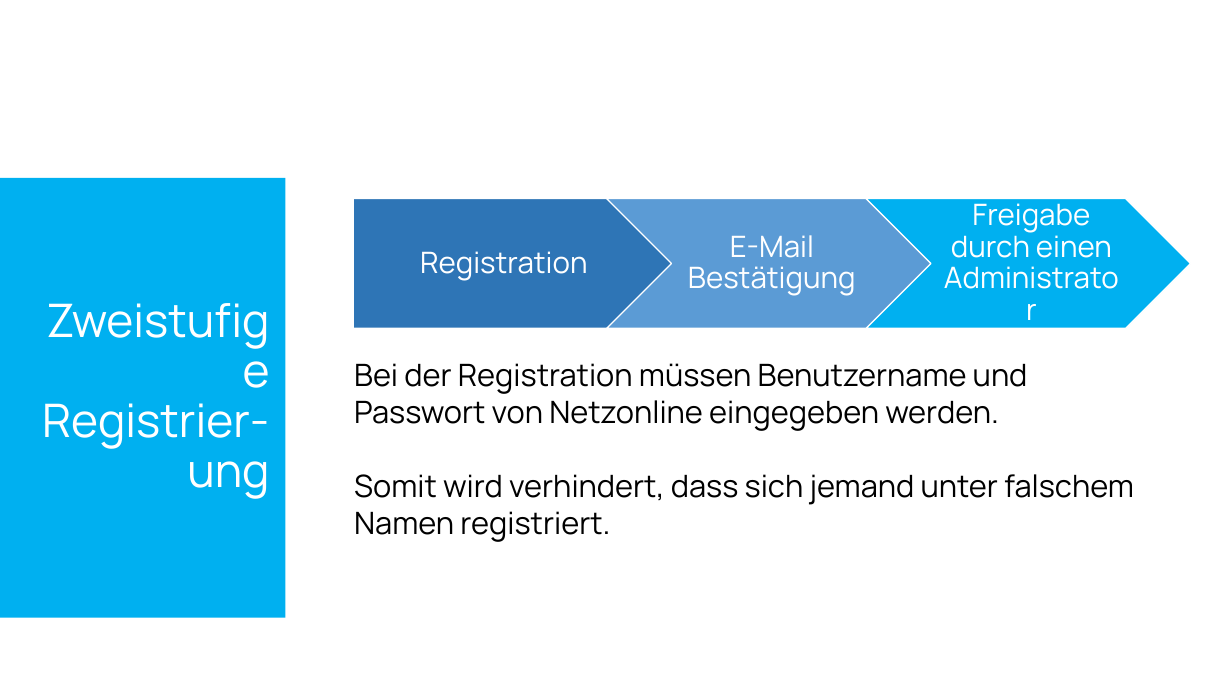
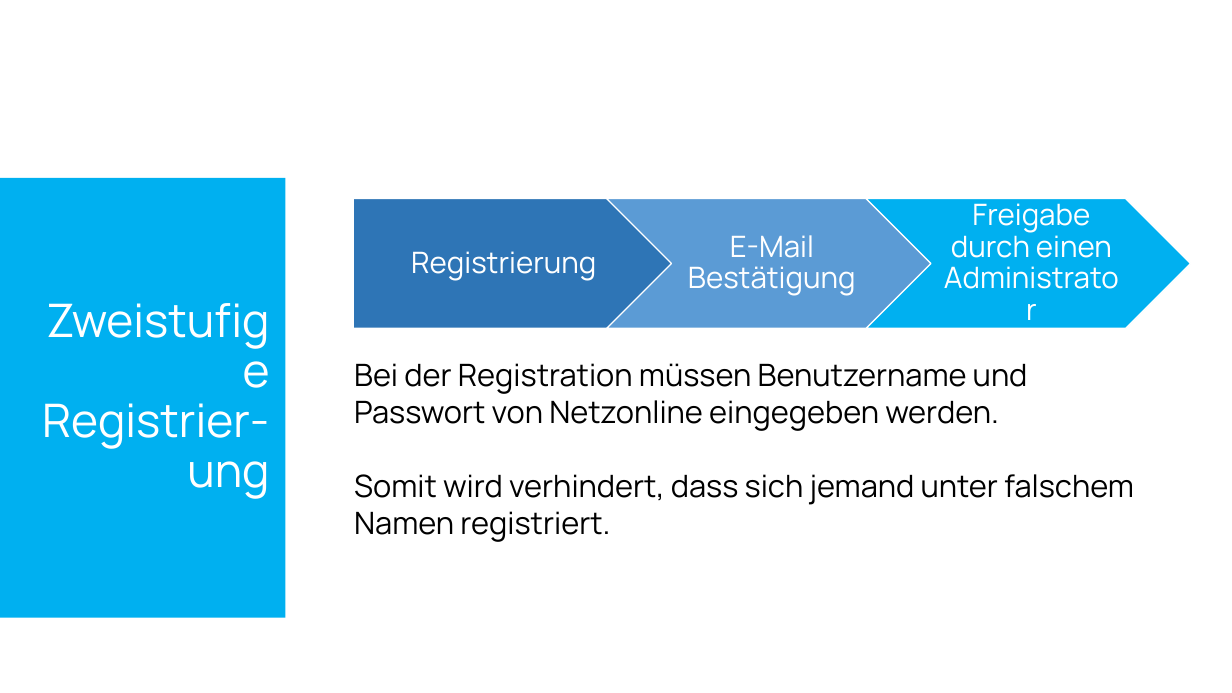
Before and after one commit to SebastianMandl/AEMS, a slide deck: slide 10 of Planung/Praesentationen/Praesentation_Firmentag.pptx. Drawn at 1232x693 pixels with LibreOffice and Linux fonts; fonts in the diff are those of the drawing; background and template pictures are left out. Boxes give left, top, right and bottom in pixels: in the first picture for what was removed or moved away, otherwise in the second. Text is boxed around its words. In the diff, an @@ line names an element or a change of style, - is before the commit and + after.

```diff
--- a/Planung/Praesentationen/Praesentation_Firmentag.pptx
+++ b/Planung/Praesentationen/Praesentation_Firmentag.pptx
@@ text at (x1=411, y1=251, x2=596, y2=281): text changed @@
-Registration
+Registrierung
```
Also in this commit, not shown: 2 other slides changed, 3 other files.
